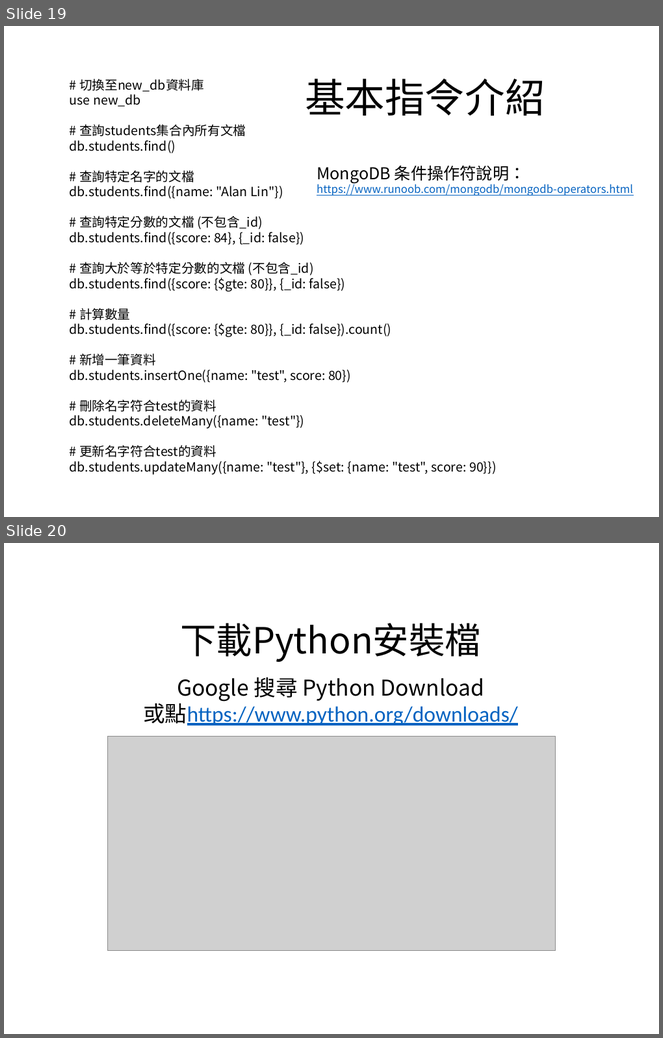
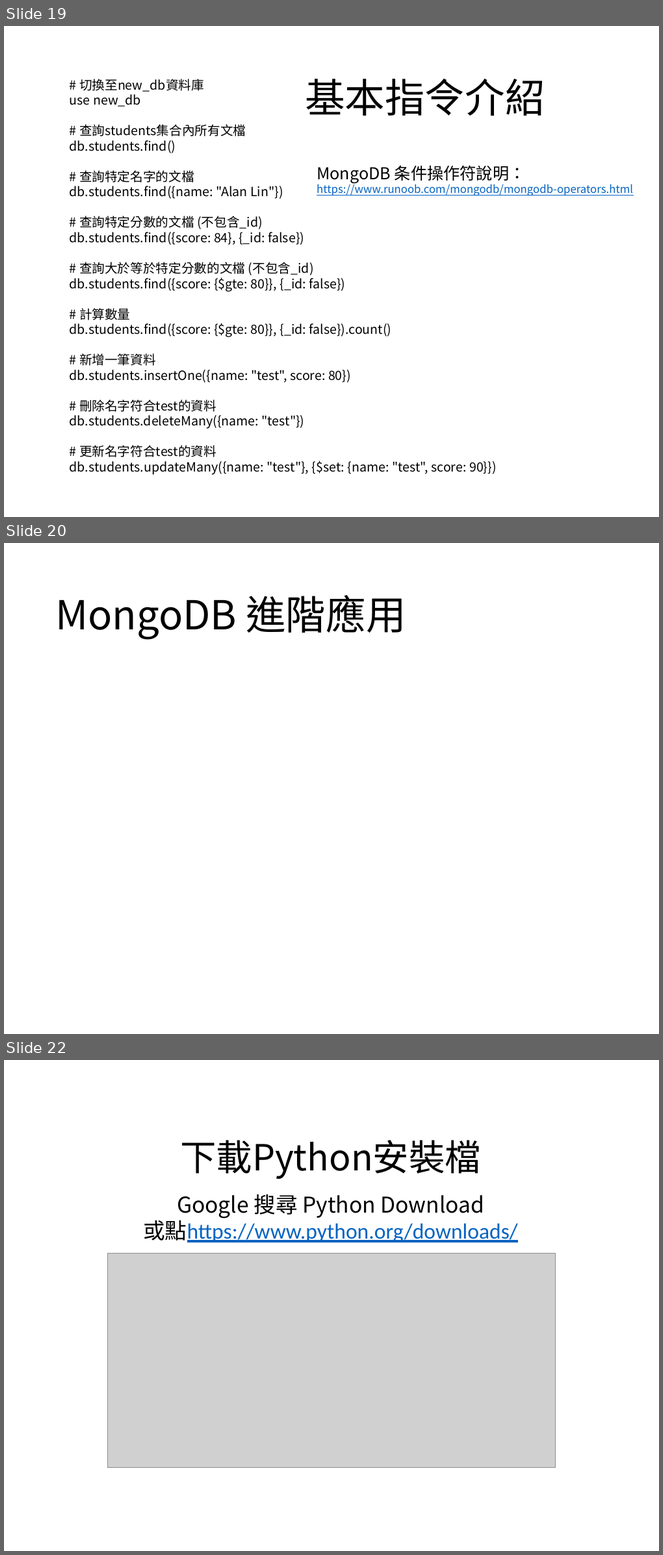
Before and after one commit to kkldream/WebAPI-MongoDB-Flask-basic-tutorial, a slide deck: MongoDB資料庫-基礎教學.pptx. Shown one above the other, each under a label of ours: slides 19 and 20 before the commit, slides 19, 20 and 22 after it; the slides between them are not shown. The pictures are 663x1038 and 663x1555 pixels, drawn with LibreOffice and Linux fonts; fonts in the diff are those of the drawing; grey boxes stand for pictures. Boxes give left, top, right and bottom in pixels: in the first picture for what was removed or moved away, otherwise in the second. Text is boxed around its words. In the diff, an @@ line names an element or a change of style, - is before the commit and + after.

```diff
--- a/MongoDB資料庫-基礎教學.pptx
+++ b/MongoDB資料庫-基礎教學.pptx
@@ slide 20 added at (4, 543, 659, 1034), background #FFFFFF @@
@@ title added at (55, 595, 406, 640), 44 pt, text #000000 @@
+MongoDB 進階應用
@@ what was slide 20 is now slide 22 @@
```
Also in this commit, not shown: 1 other slide added.
